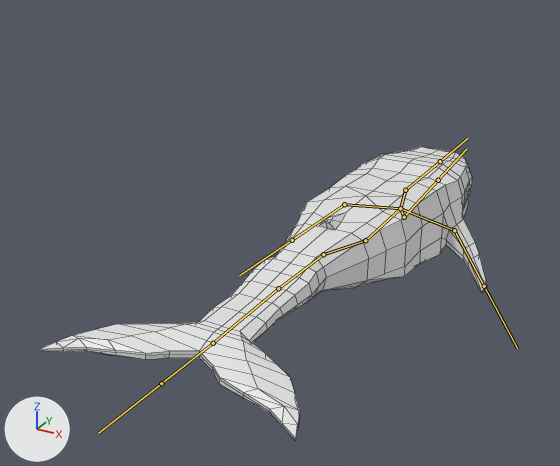
Renders of the FBX model KRON/Assets/Rendering/Models/NPC/BALENA.fbx from each side of a commit.
The view is the same before and after, from a 50 mm lens placed at (10.4, -32.7, 13.0), pointed at (-2.9, -8.5, 0.9). The lights are fixed; the arrows at lower left show +X, +Y and +Z. The bones that bend it are drawn over the model as lines. Mesh edges are drawn as thin lines.

Objects in the first picture: 'Balena'.
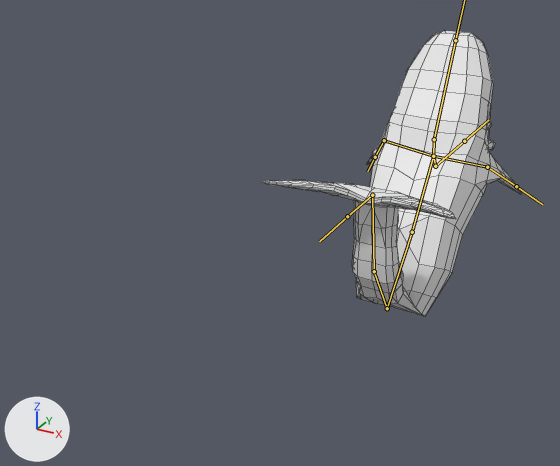
The newer file adds an action. The first version stands in its rest pose; the second is drawn at frame 1 of the action 'Baleno|MouthOpened'.

What differs and where, as boxes (x1, y1, x2, y2) in the pictures (560 x 466 px):
```json
{"object": "Balena", "change": "posed", "before": [39, 147, 487, 441], "after": [261, 31, 521, 316], "on screen": "42% narrower"}
{"bone": "Bone", "before": "(365, 240) to (400, 208)", "after": "(412, 232) to (433, 156)"}
{"bone": "Bone.005", "before": "(400, 208) to (405, 190)", "after": "(433, 156) to (434, 139)"}
{"bone": "Bone.006", "before": "(405, 190) to (440, 161)", "after": "(434, 139) to (455, 40)"}
{"bone": "Bone.007", "before": "(400, 208) to (404, 217)", "after": "(433, 156) to (435, 166)"}
{"bone": "Bone.008", "before": "(404, 217) to (438, 180)", "after": "(435, 166) to (464, 141)"}
{"bone": "Bone.009", "before": "(400, 208) to (344, 204)", "after": "(433, 156) to (384, 140)"}
{"bone": "Bone.010", "before": "(344, 204) to (292, 240)", "after": "(384, 140) to (375, 157)"}
{"bone": "Bone.011", "before": "(400, 208) to (454, 230)", "after": "(433, 156) to (487, 167)"}
{"bone": "Bone.012", "before": "(454, 230) to (484, 286)", "after": "(487, 167) to (516, 186)"}
{"bone": "Bone.001", "before": "(365, 240) to (323, 254)", "after": "(412, 232) to (387, 308)"}
{"bone": "Bone.002", "before": "(323, 254) to (278, 288)", "after": "(387, 308) to (374, 271)"}
{"bone": "Bone.003", "before": "(278, 288) to (213, 343)", "after": "(374, 271) to (372, 195)"}
{"bone": "Bone.004", "before": "(213, 343) to (161, 383)", "after": "(372, 195) to (347, 216)"}
```

Edits to the scene script, one JSON object a line:
```json
{"block": "bone_bone", "where": "bone_bone = bpy.data.objects['Baleno'].pose.bones['Bone']"}
{"op": "set", "path": "bone_bone.location", "old": "(0.0, 0.0, 0.0)", "new": "(-0.13, 5.94, -1.94)"}
{"op": "set", "path": "bone_bone.rotation_quaternion", "old": "(1.0, 0.0, 0.0, 0.0)", "new": "(0.897, 0.442, 0.0, 0.0)", "note": "degrees (0, 0, 0) -> degrees (52, 0, 0)"}
{"block": "bone_bone_005", "where": "bone_bone_005 = bpy.data.objects['Baleno'].pose.bones['Bone.005']  # child of 'Bone'"}
{"op": "set", "path": "bone_bone_005.rotation_quaternion", "old": "(1.0, 0.0, 0.0, 0.0)", "new": "(0.998, -0.057, 0.0, 0.0)", "note": "degrees (0, 0, 0) -> degrees (-7, 0, 0)"}
{"block": "bone_bone_006", "where": "bone_bone_006 = bpy.data.objects['Baleno'].pose.bones['Bone.006']  # child of 'Bone.005'"}
{"op": "set", "path": "bone_bone_006.rotation_quaternion", "old": "(1.0, 0.0, 0.0, 0.0)", "new": "(0.987, 0.163, 0.0, 0.0)", "note": "degrees (0, 0, 0) -> degrees (19, 0, 0)"}
{"block": "bone_bone_007", "where": "bone_bone_007 = bpy.data.objects['Baleno'].pose.bones['Bone.007']  # child of 'Bone'"}
{"op": "set", "path": "bone_bone_007.rotation_quaternion", "old": "(1.0, 0.0, 0.0, 0.0)", "new": "(0.876, -0.483, 0.0, 0.0)", "note": "degrees (0, 0, 0) -> degrees (-58, 0, 0)"}
{"block": "bone_bone_008", "where": "bone_bone_008 = bpy.data.objects['Baleno'].pose.bones['Bone.008']  # child of 'Bone.007'"}
{"op": "set", "path": "bone_bone_008.rotation_quaternion", "old": "(1.0, 0.0, 0.0, 0.0)", "new": "(1.0, 0.019, -0.005, -0.005)", "note": "degrees (0, 0, 0) -> degrees (2, -1, -1)"}
{"block": "bone_bone_009", "where": "bone_bone_009 = bpy.data.objects['Baleno'].pose.bones['Bone.009']  # child of 'Bone'"}
{"op": "set", "path": "bone_bone_009.rotation_quaternion", "old": "(1.0, 0.0, 0.0, 0.0)", "new": "(0.994, 0.066, 0.007, -0.088)", "note": "degrees (0, 0, 0) -> degrees (7, 1, -10)"}
{"block": "bone_bone_010", "where": "bone_bone_010 = bpy.data.objects['Baleno'].pose.bones['Bone.010']  # child of 'Bone.009'"}
{"op": "set", "path": "bone_bone_010.rotation_quaternion", "old": "(1.0, 0.0, 0.0, 0.0)", "new": "(0.872, -0.321, 0.297, -0.219)", "note": "degrees (0, 0, 0) -> degrees (-48, 22, -38)"}
{"block": "bone_bone_011", "where": "bone_bone_011 = bpy.data.objects['Baleno'].pose.bones['Bone.011']  # child of 'Bone'"}
{"op": "set", "path": "bone_bone_011.rotation_quaternion", "old": "(1.0, 0.0, 0.0, 0.0)", "new": "(0.997, 0.045, -0.001, 0.06)", "note": "degrees (0, 0, 0) -> degrees (5, 0, 7)"}
{"block": "bone_bone_012", "where": "bone_bone_012 = bpy.data.objects['Baleno'].pose.bones['Bone.012']  # child of 'Bone.011'"}
{"op": "set", "path": "bone_bone_012.rotation_quaternion", "old": "(1.0, 0.0, 0.0, 0.0)", "new": "(0.831, -0.355, -0.327, 0.276)", "note": "degrees (0, 0, 0) -> degrees (-55, -20, 47)"}
{"block": "bone_bone_001", "where": "bone_bone_001 = bpy.data.objects['Baleno'].pose.bones['Bone.001']"}
{"op": "set", "path": "bone_bone_001.location", "old": "(0.0, 0.0, 0.0)", "new": "(0.22, -6.23, -0.48)"}
{"op": "set", "path": "bone_bone_001.rotation_quaternion", "old": "(1.0, 0.0, 0.0, 0.0)", "new": "(0.856, -0.516, -0.008, 0.01)", "note": "degrees (0, 0, 0) -> degrees (-62, 0, 1)"}
{"block": "bone_bone_002", "where": "bone_bone_002 = bpy.data.objects['Baleno'].pose.bones['Bone.002']  # child of 'Bone.001'"}
{"op": "set", "path": "bone_bone_002.rotation_quaternion", "old": "(1.0, 0.0, 0.0, 0.0)", "new": "(0.543, 0.84, 0.0, -0.004)", "note": "degrees (0, 0, 0) -> degrees (114, 0, 0)"}
{"block": "bone_bone_003", "where": "bone_bone_003 = bpy.data.objects['Baleno'].pose.bones['Bone.003']  # child of 'Bone.002'"}
{"op": "set", "path": "bone_bone_003.rotation_quaternion", "old": "(1.0, 0.0, 0.0, 0.0)", "new": "(0.972, 0.236, 0.0, -0.001)", "note": "degrees (0, 0, 0) -> degrees (27, 0, 0)"}
{"block": "bone_bone_004", "where": "bone_bone_004 = bpy.data.objects['Baleno'].pose.bones['Bone.004']  # child of 'Bone.003'"}
{"op": "set", "path": "bone_bone_004.rotation_quaternion", "old": "(1.0, 0.0, 0.0, 0.0)", "new": "(0.746, -0.665, 0.0, 0.002)", "note": "degrees (0, 0, 0) -> degrees (-83, 0, 0)"}
```
